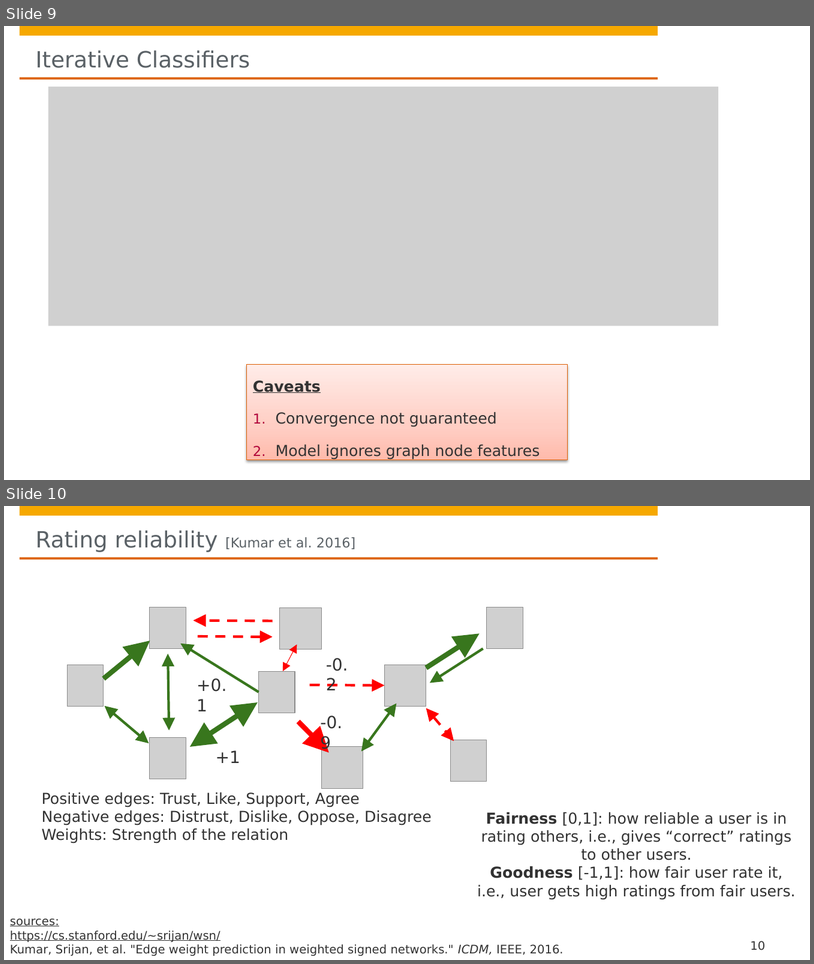
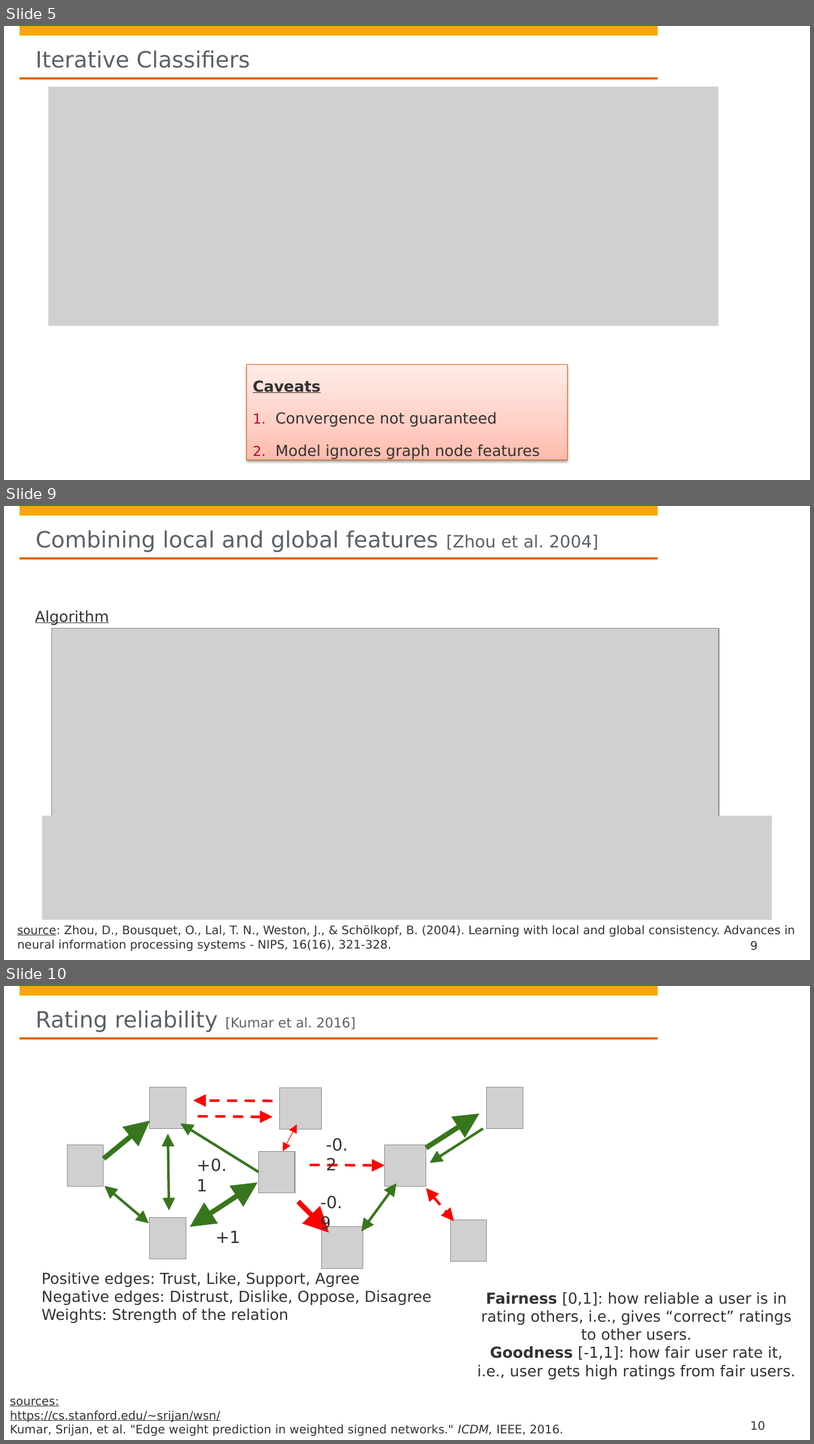
Before and after one commit to hpi-sam/GNN-Course-2020, a slide deck: 4. Messaging Passing for Node Classification.pptx. Shown one above the other, each under a label of ours: slides 9 and 10 before the commit, slides 5, 9 and 10 after it; the slides between them are not shown. The pictures are 814x964 and 814x1444 pixels, drawn with LibreOffice and Linux fonts; fonts in the diff are those of the drawing; grey boxes stand for pictures; background and template pictures are left out. Boxes give left, top, right and bottom in pixels: in the first picture for what was removed or moved away, otherwise in the second. Text is boxed around its words. In the diff, an @@ line names an element or a change of style, - is before the commit and + after.

```diff
--- a/4. Messaging Passing for Node Classification.pptx
+++ b/4. Messaging Passing for Node Classification.pptx
@@ slide 9 added at (x1=4, y1=506, x2=810, y2=960), background #FFFFFF; not listed: 4 template elements that a slide beside it also shows @@
@@ title added at (x1=36, y1=530, x2=599, y2=552), 26.7 pt, text #5A6166 @@
+Combining local and global features [Zhou et al. 2004]
@@ text added at (x1=35, y1=610, x2=109, y2=625), 18 pt, text #323232, underline @@
+Algorithm
@@ picture added at (x1=51, y1=628, x2=719, y2=819) @@
@@ picture added at (x1=42, y1=815, x2=772, y2=919) @@
@@ text added at (x1=17, y1=925, x2=795, y2=951), 14 pt, text #323232 @@
+source: Zhou, D., Bousquet, O., Lal, T. N., Weston, J., & Schölkopf, B. (2004). Learning with local and global consistency. Advances in neural information processing systems - NIPS, 16(16), 321-328.
@@ page number added at (x1=750, y1=940, x2=758, y2=950), 14 pt, text #323232 @@
+9
@@ what was slide 9 is now slide 5 @@
```
Also in this commit, not shown: 5 slides changed, 2 other slides added, 2 slides removed.
